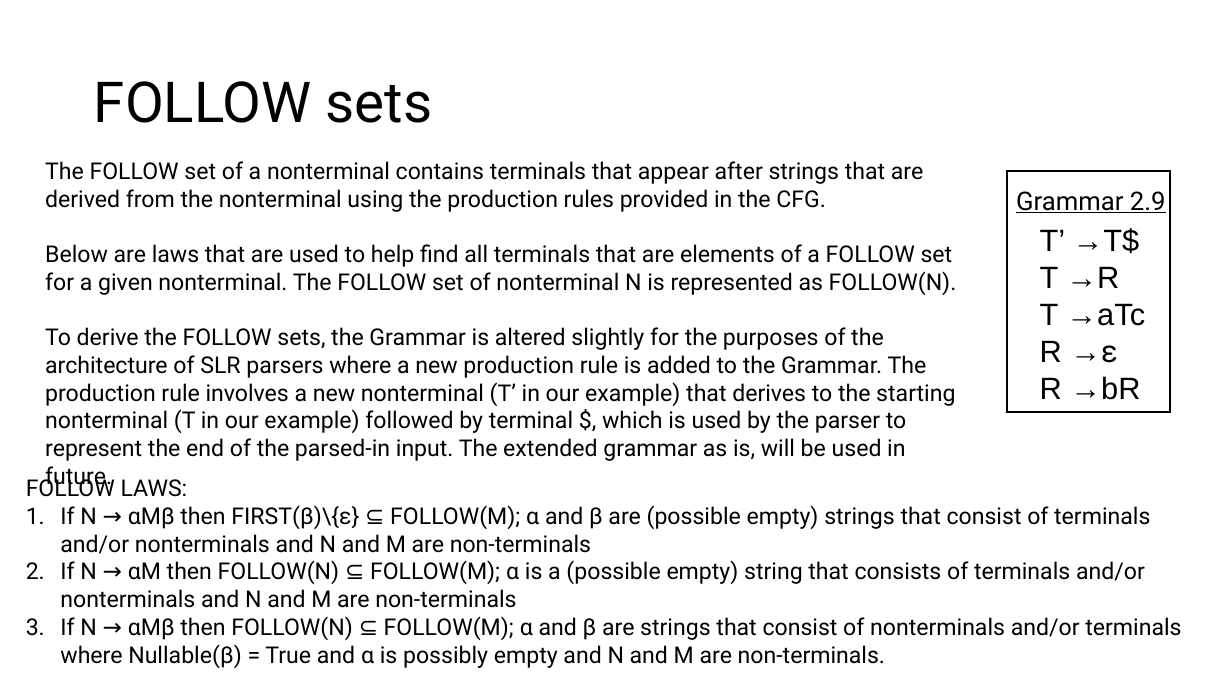
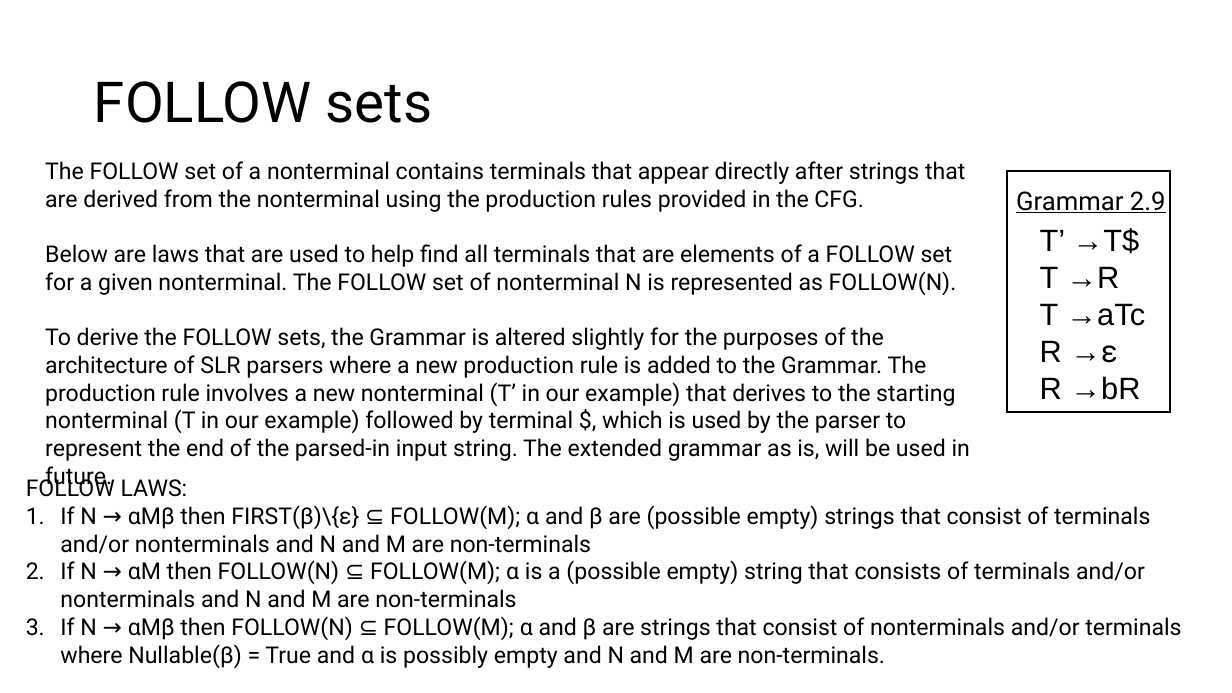
Before and after one commit to Danieldv-s/Research-Materials, a slide deck: slide 16 of Syntax-Analysis/Section2.13Expansion.pptx. Drawn at 1232x693 pixels with LibreOffice and Linux fonts; fonts in the diff are those of the drawing. Boxes give left, top, right and bottom in pixels: in the first picture for what was removed or moved away, otherwise in the second. Text is boxed around its words. In the diff, an @@ line names an element or a change of style, - is before the commit and + after.

Commit message:
Reviewed SLR parser slide

```diff
--- a/Syntax-Analysis/Section2.13Expansion.pptx
+++ b/Syntax-Analysis/Section2.13Expansion.pptx
@@ text at (45,161,965,212): text changed @@
-The FOLLOW set of a nonterminal contains terminals that appear after strings that are derived from the nonterminal using the production rules provided in the CFG.
+The FOLLOW set of a nonterminal contains terminals that appear directly after strings that are derived from the nonterminal using the production rules provided in the CFG.
@@ text at (45,327,970,461): text changed @@
-To derive the FOLLOW sets, the Grammar is altered slightly for the purposes of the architecture of SLR parsers where a new production rule is added to the Grammar. The production rule involves a new nonterminal (T’ in our example) that derives to the starting nonterminal (T in our example) followed by terminal $, which is used by the parser to represent the end of the parsed-in input. The extended grammar as is, will be used in future.
+To derive the FOLLOW sets, the Grammar is altered slightly for the purposes of the architecture of SLR parsers where a new production rule is added to the Grammar. The production rule involves a new nonterminal (T’ in our example) that derives to the starting nonterminal (T in our example) followed by terminal $, which is used by the parser to represent the end of the parsed-in input string. The extended grammar as is, will be used in future.
```
Also in this commit, not shown: 43 other slides changed.
